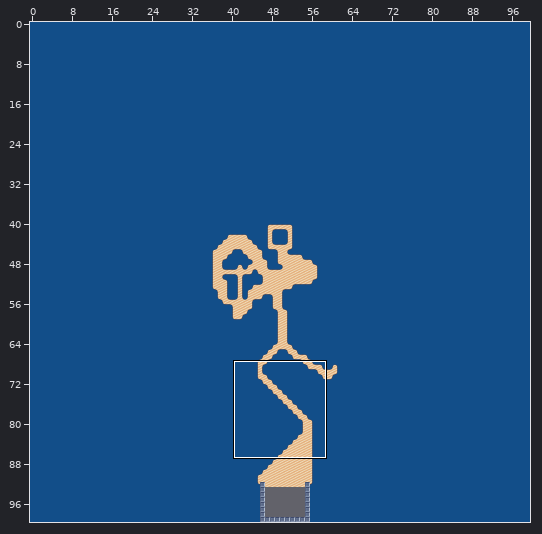
One commit to this Tiled map: core/assets/testlevel1.tmx. The picture above shows the old version from afar; the outline marks the close-up.
Close-up. First the earlier version:
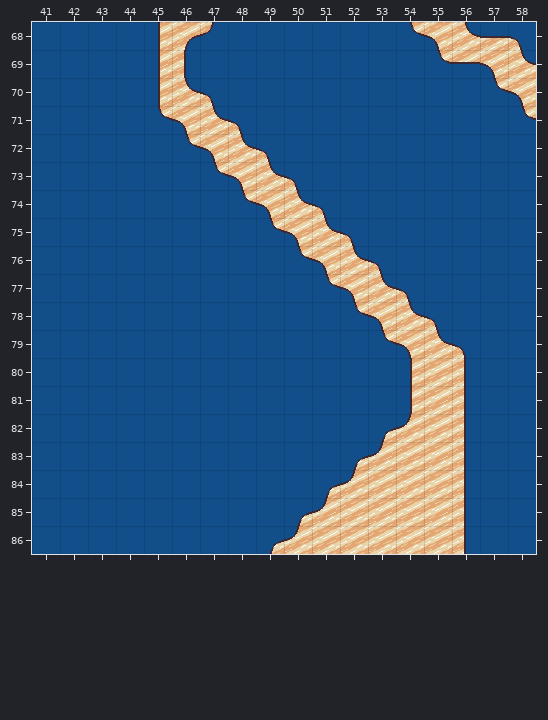
Cells are 32x32 px. Shown: x 41..58, y 68..86. The commit also changed other parts of the map, which this record leaves out.
New version:
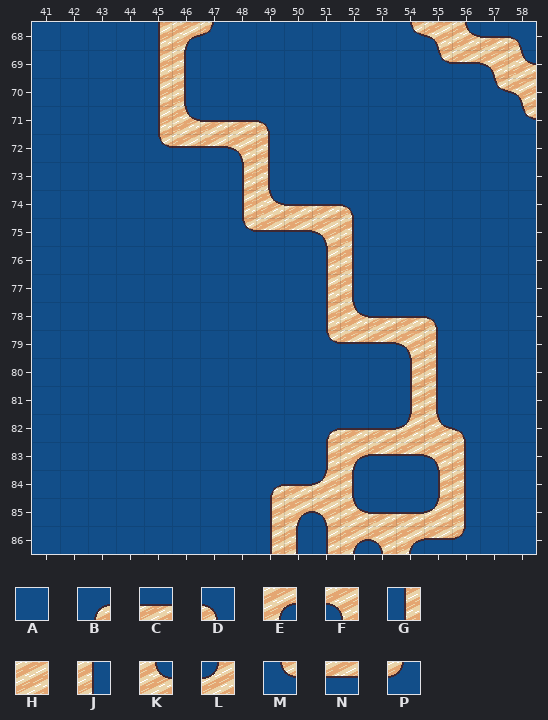
Key: from "tabletop": A 0, B 3, C 4, D 5, E 6, F 7, G 9, H 10, J 11, K 12, L 13, M 15, N 16, P 17.
_ is an empty cell.
Diff:
Layer "Tile Layer 1":
Tile A replaces tile D in row 70 at x 47; in row 73 at x 50; in row 76 at x 53; in row 77 at x 54; in row 79 at x 56.
Tile A replaces tile H in row 84 at x 53 to 54.
Tile A replaces tile J in rows 80 to 81 at x 56.
Tile A replaces tile K in row 77 at x 53.
Tile A replaces tile M in row 73 at x 47; in row 76 at x 50.
Tile B replaces tile A in row 82 at x 51; in row 84 at x 49.
Tile C replaces tile A in row 82 at x 52; in row 84 at x 50.
Tile C replaces tile B in row 82 at x 53.
Tile C replaces tile D in row 71 at x 48; in row 74 at x 51.
Tile C replaces tile F in row 78 at x 53.
Tile C replaces tile H in row 85 at x 53 to 54.
Tile C replaces tile K in row 71 at x 47; in row 74 at x 50; in row 78 at x 54.
Tile D replaces tile A in row 71 at x 49; in row 74 at x 52.
Tile D replaces tile J in row 82 at x 56.
Tile E replaces tile B in row 83 at x 52; in row 85 at x 50.
Tile E replaces tile H in row 86 at x 52 and 54.
Tile F replaces tile H in row 83 at x 55; in row 86 at x 53.
Tile F replaces tile K in row 72 at x 48; in row 75 at x 51.
Tile F replaces tile L in row 85 at x 51.
Tile G replaces tile A in row 78 at x 51; in row 83 at x 51; in row 85 at x 49.
Tile G replaces tile B in row 86 at x 49.
Tile G replaces tile F in row 73 at x 48; in row 76 at x 51.
Tile G replaces tile H in row 84 at x 55; in row 86 at x 51.
Tile G replaces tile M in row 71 at x 45; in row 74 at x 48; in row 77 at x 51.
Tile J replaces tile D in row 72 at x 49; in row 75 at x 52.
Tile J replaces tile F in row 77 at x 52.
Tile J replaces tile H in rows 80 to 81 at x 55.
Tile J replaces tile K in row 70 at x 46; in row 73 at x 49; in row 76 at x 52; in row 79 at x 55.
Tile J replaces tile L in row 84 at x 52; in row 86 at x 50.
Tile K replaces tile F in row 71 at x 46; in row 74 at x 49.
Tile K replaces tile H in row 82 at x 55; in row 85 at x 52.
Tile K replaces tile M in row 78 at x 52.
Tile L replaces tile B in row 84 at x 51.
Tile L replaces tile H in row 85 at x 55.
Tile M replaces tile A in row 72 at x 45; in row 75 at x 48; in row 79 at x 51.
Tile N replaces tile A in row 79 at x 52.
Tile N replaces tile F in row 72 at x 47; in row 75 at x 50.
Tile N replaces tile H in row 83 at x 54; in row 86 at x 55.
Tile N replaces tile L in row 83 at x 53.
Tile N replaces tile M in row 72 at x 46; in row 75 at x 49; in row 79 at x 53.
Tile P replaces tile J in row 86 at x 56.
Where, in picture pixels (left, top, right, bottom), the same in both close-ups:
changed: (158, 78, 466, 554)
